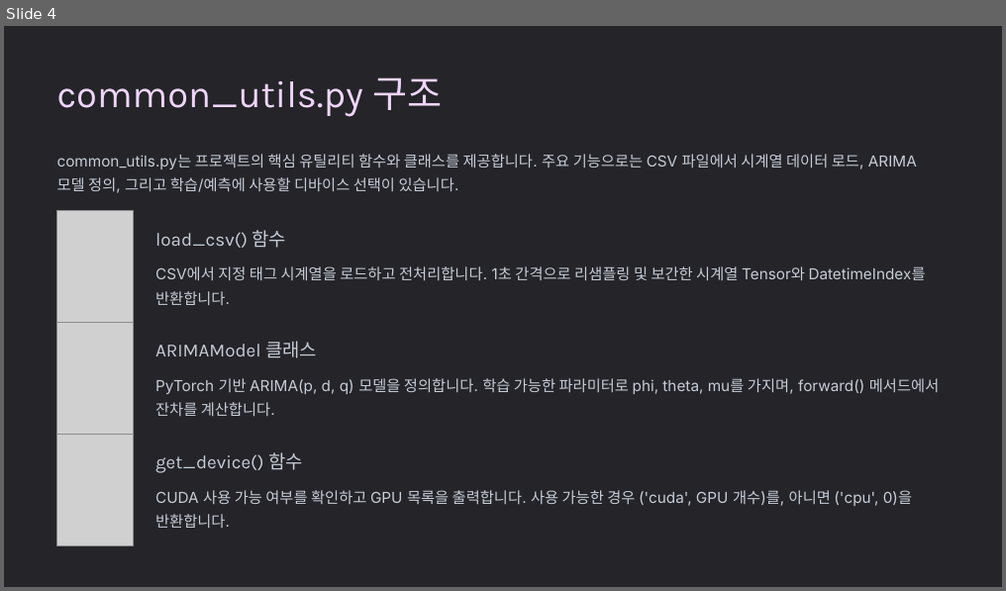
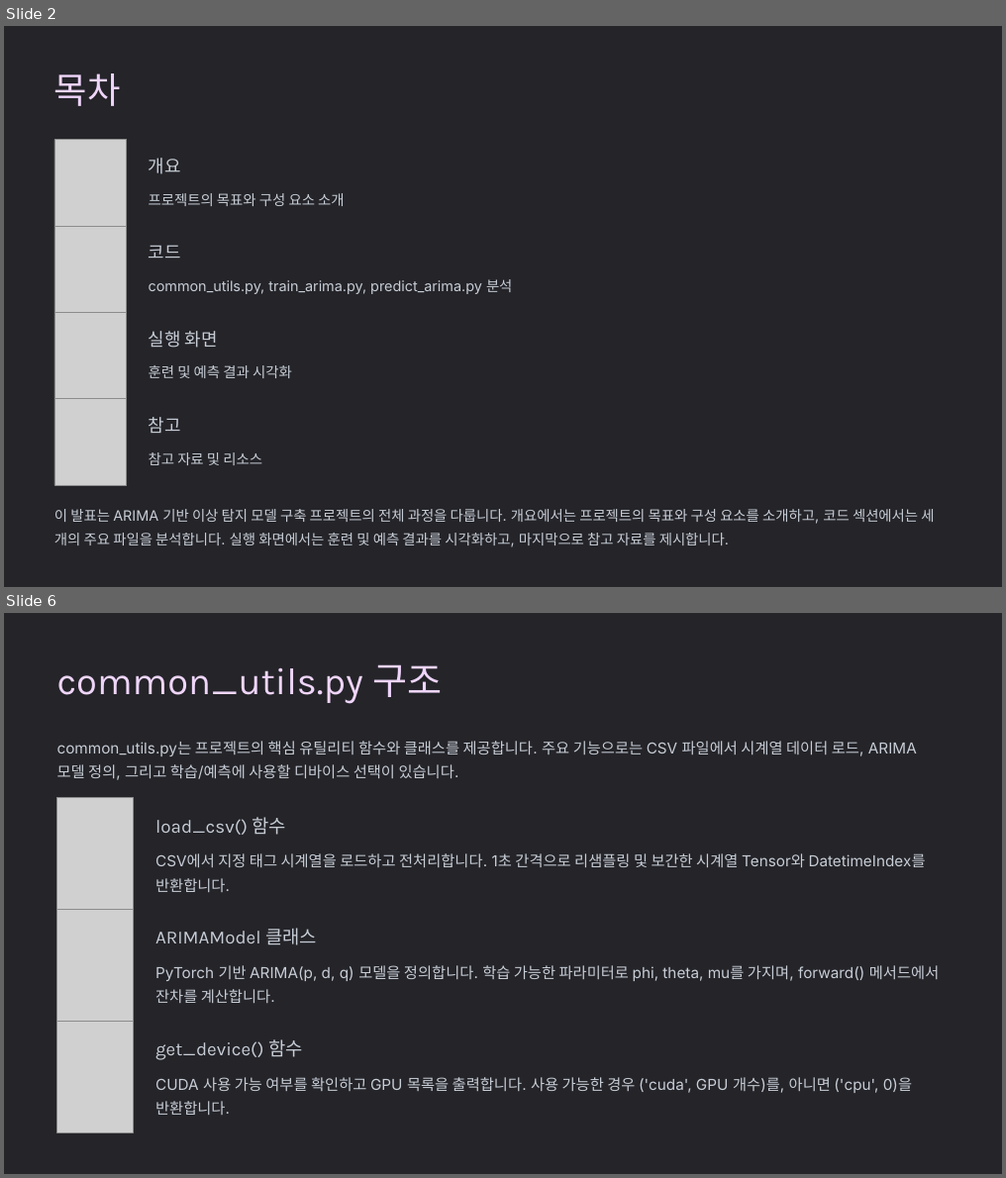
Before and after one commit to dhkeum9886/kmu-deeplearning, a slide deck: 과제/딥러닝특론_8주차과제_K2025029_금동환.pptx. Shown one above the other, each under a label of ours: slide 4 before the commit, slides 2 and 6 after it; the slides between them are not shown. The pictures are 1006x591 and 1006x1178 pixels, drawn with LibreOffice and Linux fonts; fonts in the diff are those of the drawing; grey boxes stand for pictures; background and template pictures are left out. Boxes give left, top, right and bottom in pixels: in the first picture for what was removed or moved away, otherwise in the second. Text is boxed around its words. In the diff, an @@ line names an element or a change of style, - is before the commit and + after.

```diff
--- a/과제/딥러닝특론_8주차과제_K2025029_금동환.pptx
+++ b/과제/딥러닝특론_8주차과제_K2025029_금동환.pptx
@@ slide 2 added at box(4, 26, 1002, 587), background #FFFFFF; not listed: 1 template element that a slide beside it also shows @@
@@ text added at box(54, 74, 121, 106), 41.5 pt, text #EFD5FA @@
+목차
@@ picture added at box(54, 140, 127, 226) @@
@@ text added at box(149, 158, 181, 174), 20.5 pt, text #C7CDD6 @@
+개요
@@ text added at box(149, 193, 345, 206), 16.5 pt, text #C7CDD6 @@
+프로젝트의 목표와 구성 요소 소개
@@ picture added at box(54, 226, 127, 313) @@
@@ text added at box(149, 245, 181, 258), 20.5 pt, text #C7CDD6 @@
+코드
@@ text added at box(149, 279, 513, 294), 16.5 pt, text #C7CDD6 @@
+common_utils.py, train_arima.py, predict_arima.py 분석
@@ picture added at box(54, 312, 127, 399) @@
@@ text added at box(149, 331, 218, 348), 20.5 pt, text #C7CDD6 @@
+실행 화면
@@ text added at box(149, 366, 292, 378), 16.5 pt, text #C7CDD6 @@
+훈련 및 예측 결과 시각화
@@ picture added at box(54, 399, 127, 485) @@
@@ text added at box(149, 417, 181, 433), 20.5 pt, text #C7CDD6 @@
+참고
@@ text added at box(149, 453, 262, 466), 16.5 pt, text #C7CDD6 @@
+참고 자료 및 리소스
@@ text added at box(54, 509, 934, 548), 16.5 pt, text #C7CDD6 @@
+이 발표는 ARIMA 기반 이상 탐지 모델 구축 프로젝트의 전체 과정을 다룹니다. 개요에서는 프로젝트의 목표와 구성 요소를 소개하고, 코드 섹션에서는 세 개의 주요 파일을 분석합니다. 실행 화면에서는 훈련 및 예측 결과를 시각화하고, 마지막으로 참고 자료를 제시합니다.
@@ what was slide 4 is now slide 6 @@
```
Also in this commit, not shown: 2 slides changed, 1 other slide added, 1 other file.
